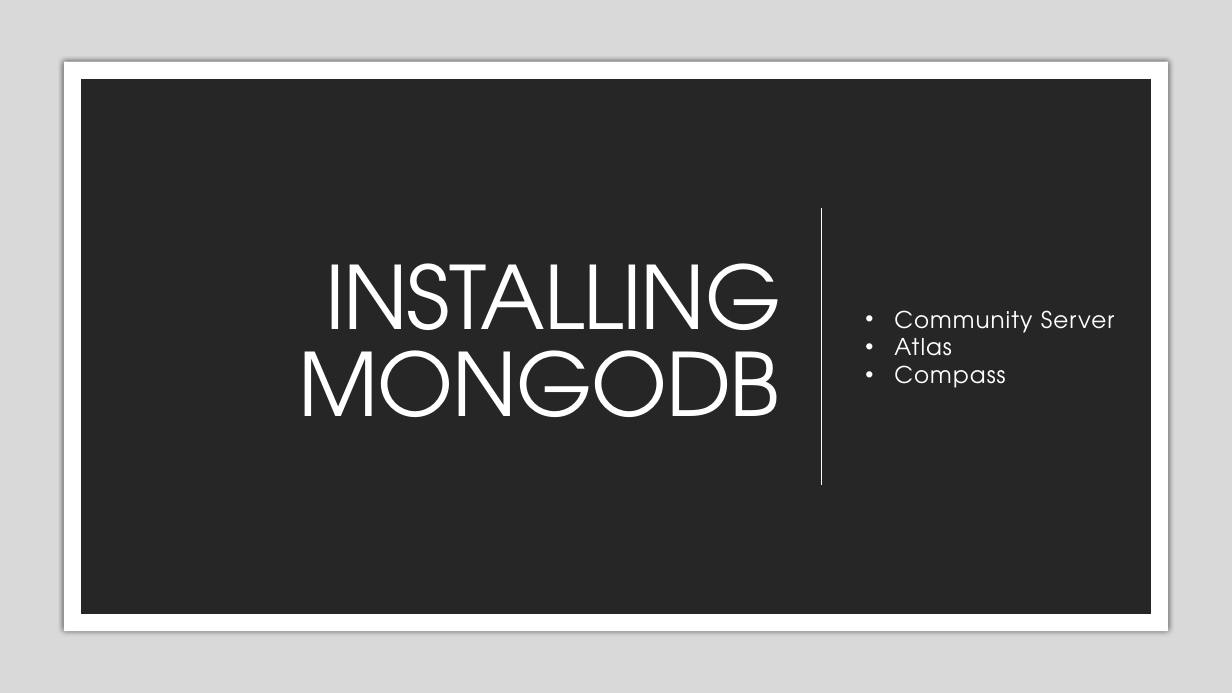
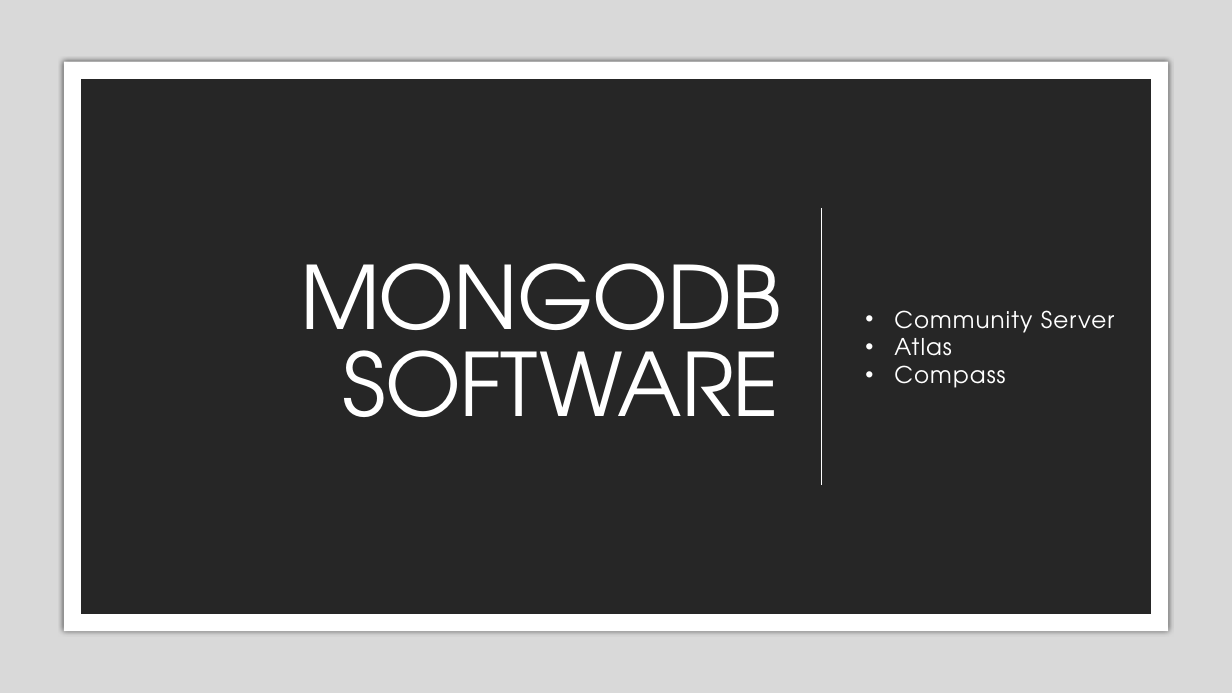
Before and after one commit to zackstotts/base-node-curriculum, a slide deck: slide 10 of unit_03/slides/01 Intro to MongoDB.pptx. Drawn at 1232x693 pixels with LibreOffice and Linux fonts; fonts in the diff are those of the drawing. Boxes give left, top, right and bottom in pixels: in the first picture for what was removed or moved away, otherwise in the second. Text is boxed around its words. In the diff, an @@ line names an element or a change of style, - is before the commit and + after.

```diff
--- a/unit_03/slides/01 Intro to MongoDB.pptx
+++ b/unit_03/slides/01 Intro to MongoDB.pptx
@@ title at [300, 263, 781, 417]: text changed @@
-INSTALLING MONGODB
+MONGODB SOFTWARE
```
Also in this commit, not shown: 1 other slide changed, 11 slides removed, 1 other file.
